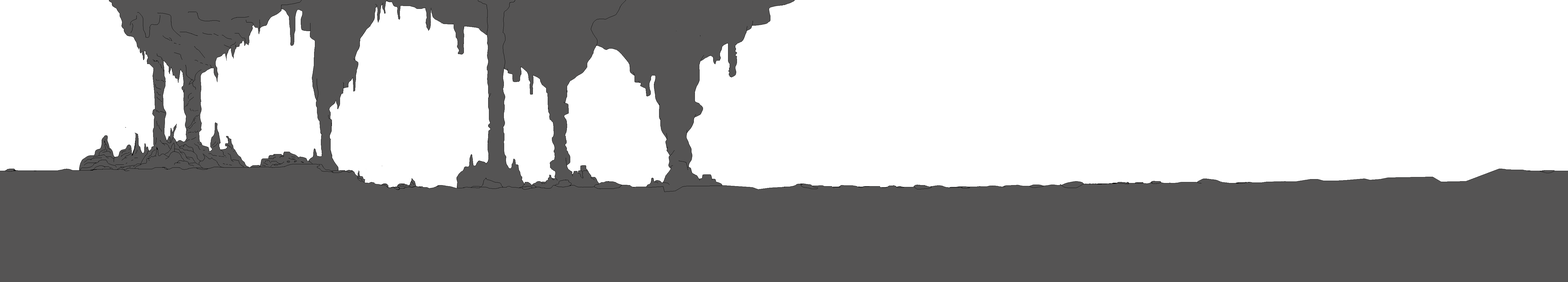
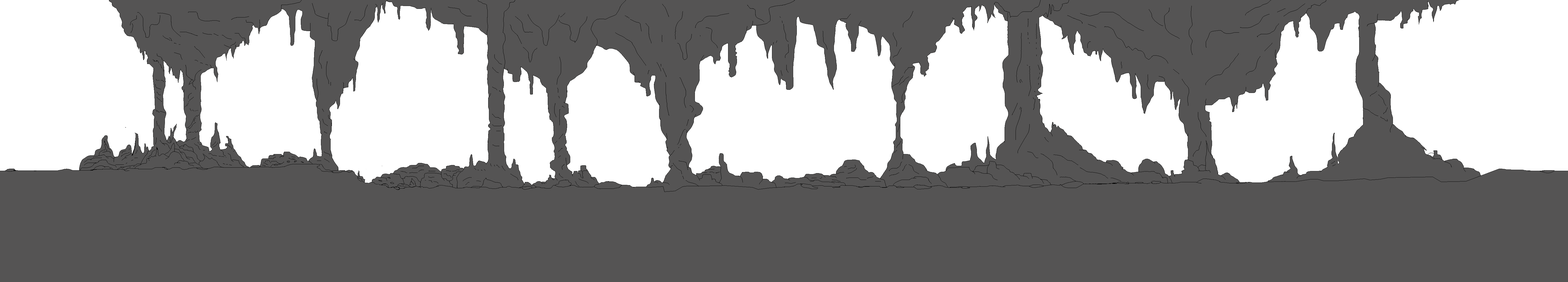
The second (1568, 282) image is a revision of the first. Changes to its layers:
painted on "bottom-Front-Floor-Outline" over left=312, top=0, right=1481, bottom=190
